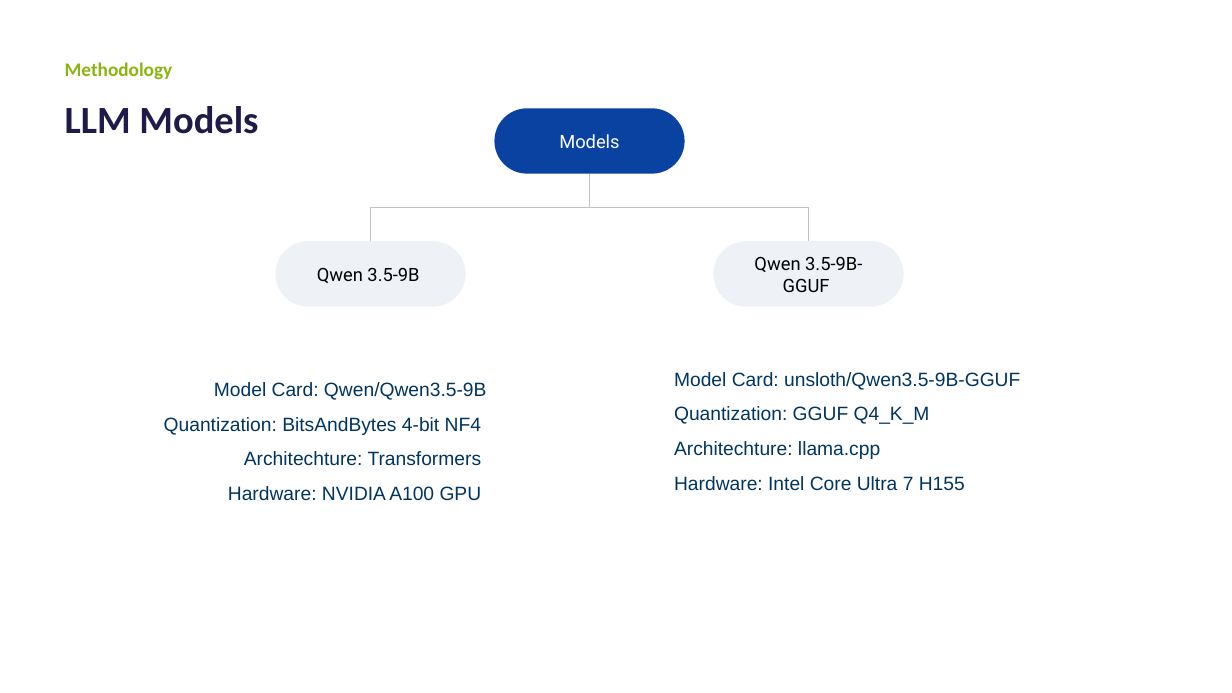
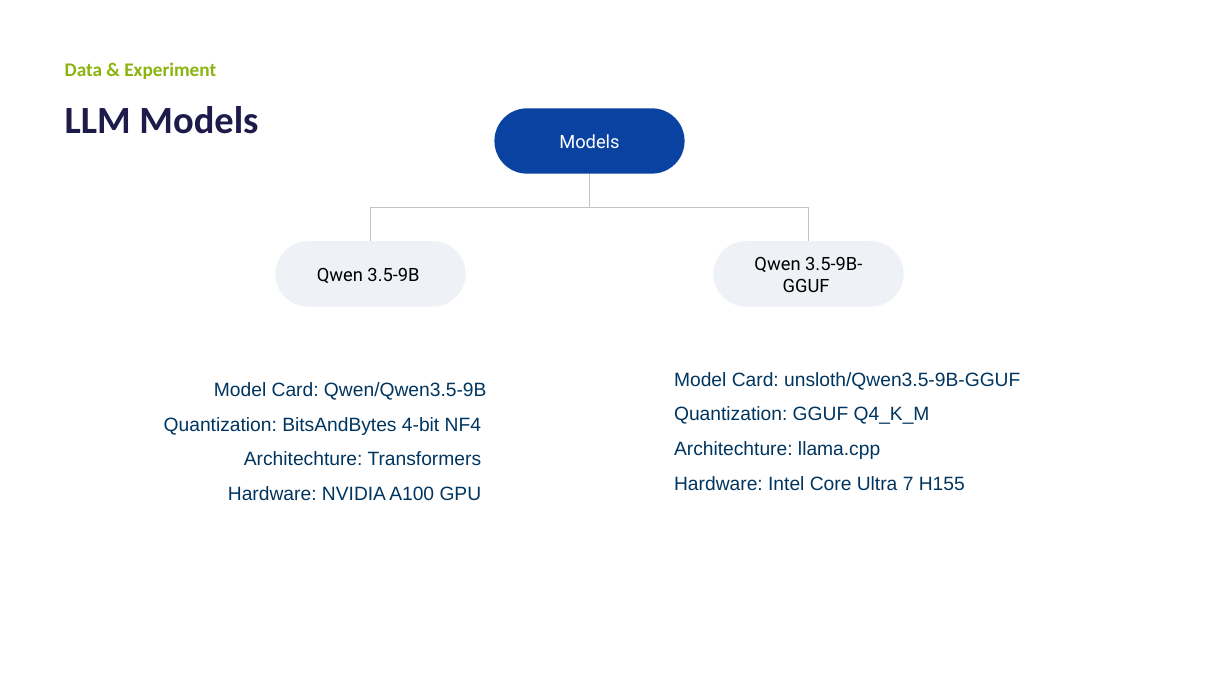
Before and after one commit to DangNhatQuang210801/agentic-nlp-pipeline, a slide deck: slide 11 of report/LLM-Engineering.pptx (slide 10 before the commit). Drawn at 1232x693 pixels with LibreOffice and Linux fonts; fonts in the diff are those of the drawing. Boxes give left, top, right and bottom in pixels: in the first picture for what was removed or moved away, otherwise in the second. Text is boxed around its words. In the diff, an @@ line names an element or a change of style, - is before the commit and + after.

Commit message:
ppt

```diff
--- a/report/LLM-Engineering.pptx
+++ b/report/LLM-Engineering.pptx
@@ text at box(65, 62, 216, 79): text changed @@
-Methodology
+Data & Experiment
```
Also in this commit, not shown: 2 other slides changed, 1 slide added, 1 other file.
